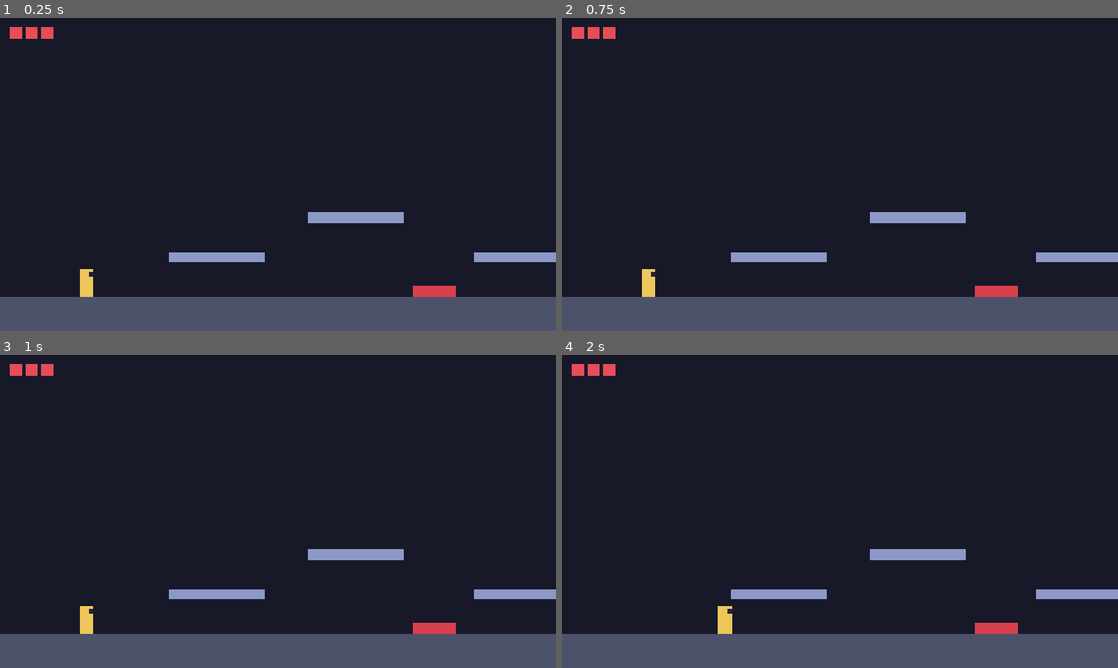
Above: before the commit, frames 1-4 (two rows, left to right).
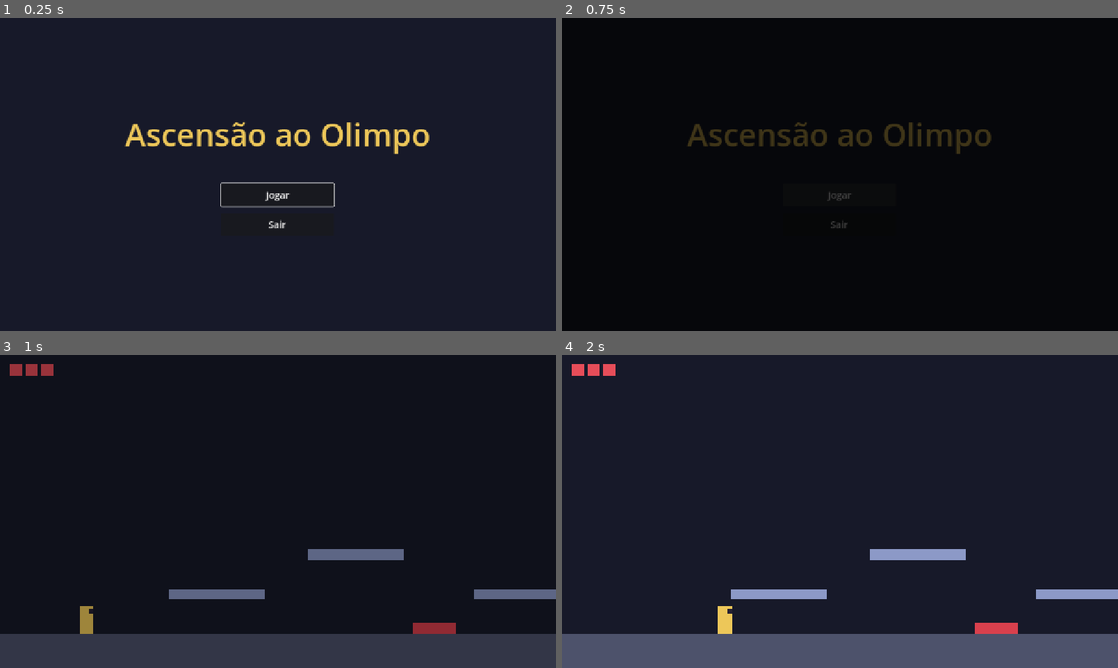
Above: after the commit, the same moments.

Repository: PedroBrassi/ascensao-ao-olimpo
Game: Godot game, scene res://cenas/ui/menu_principal.tscn
Two runs of this game, one before a commit and one after it. Both use one fixed random seed, a clock stepped at 60 frames per second and the inputs below. Before the commit the project starts from res://cenas/fases/teste/area_teste.tscn.
Inputs (mouse positions are in pixels of both pictures, inside the frame that each line leads up to):
- Up to frame 1 (0.25 s): no input
- Up to frame 2 (0.75 s): click (840, 196) at 0.5 s, where only the run after the commit has a clickable "Jogar"
- Up to frame 3 (1 s): no input
- Up to frame 4 (2 s): hold D (mover_direita) from 1.28 s (still down); tap Space (pular) at 1.52 s

The runs differ from the first frame. In frame 1, 15% of the frame differs, in the area x 0-100%, y 2-100%; in frame 2, 100%, in the area x 0-100%, y 0-100%; in frame 3, 13%; in frame 4, nothing differs.

Commit message:
Adiciona menu principal e transição entre telas

Diff:
--- /dev/null
+++ b/cenas/ui/menu_principal.tscn
@@ -0,0 +1,51 @@
+[gd_scene format=3 uid="uid://b75pu0pd1fsk1"]
+
+[ext_resource type="Script" uid="uid://cj73iglg37vxt" path="res://scripts/ui/menu_principal.gd" id="1_4oe3b"]
+
+[node name="MenuPrincipal" type="Control" unique_id=1342041924]
+layout_mode = 3
+anchors_preset = 0
+anchor_right = 1.0
+anchor_bottom = 1.0
+script = ExtResource("1_4oe3b")
+
+[node name="Fundo" type="ColorRect" parent="." unique_id=2005902678]
+layout_mode = 0
+anchor_right = 1.0
+anchor_bottom = 1.0
+color = Color(0.09, 0.1, 0.16, 1)
+
+[node name="Centro" type="CenterContainer" parent="." unique_id=1700147445]
+layout_mode = 0
+anchor_right = 1.0
+anchor_bottom = 1.0
+
+[node name="Caixa" type="VBoxContainer" parent="Centro" unique_id=883688617]
+layout_mode = 2
+theme_override_constants/separation = 16
+alignment = 1
+
+[node name="Titulo" type="Label" parent="Centro/Caixa" unique_id=1245056590]
+layout_mode = 2
+theme_override_colors/font_color = Color(0.93, 0.78, 0.35, 1)
+theme_override_font_sizes/font_size = 72
+text = "Ascensão ao Olimpo"
+horizontal_alignment = 1
+
+[node name="Espaco" type="Control" parent="Centro/Caixa" unique_id=376563414]
+custom_minimum_size = Vector2(0, 32)
+layout_mode = 2
+
+[node name="Jogar" type="Button" parent="Centro/Caixa" unique_id=744873234]
+custom_minimum_size = Vector2(260, 52)
+layout_mode = 2
+size_flags_horizontal = 4
+theme_override_font_sizes/font_size = 22
+text = "Jogar"
+
+[node name="Sair" type="Button" parent="Centro/Caixa" unique_id=1449911976]
+custom_minimum_size = Vector2(260, 52)
+layout_mode = 2
+size_flags_horizontal = 4
+theme_override_font_sizes/font_size = 22
+text = "Sair"
--- a/project.godot
+++ b/project.godot
@@ -12,9 +12,13 @@
 
 config/name="Ascensão ao Olimpo"
 config/description="Jogo 2D de plataforma e combate: supere os desafios dos deuses e alcance o topo do Olimpo."
-run/main_scene="res://cenas/fases/teste/area_teste.tscn"
+run/main_scene="res://cenas/ui/menu_principal.tscn"
 config/features=PackedStringArray("4.7", "GL Compatibility")
 config/icon="res://icon.svg"
+
+[autoload]
+
+Transicao="*uid://bb1bgxisaj5ox"
 
 [display]
 
--- a/scripts/objetos/portal.gd
+++ b/scripts/objetos/portal.gd
@@ -24,6 +24,4 @@
 	if proxima_cena.is_empty():
 		push_warning("Portal sem próxima cena definida.")
 		return
-	# A troca é adiada para o fim do quadro: a cena atual não pode ser
-	# removida no meio do processamento da física.
-	get_tree().change_scene_to_file.call_deferred(proxima_cena)
+		Transicao.trocar_cena(proxima_cena)
--- /dev/null
+++ b/scripts/sistemas/transicao.gd
@@ -0,0 +1,57 @@
+extends CanvasLayer
+## Escurece a tela, troca de cena e clareia de novo.
+##
+## Este script é um autoload: fica carregado o jogo inteiro, fora das cenas,
+## e pode ser chamado de qualquer lugar como Transicao.trocar_cena(...).
+
+## Duração de cada metade da transição (escurecer e clarear), em segundos.
+const DURACAO := 0.25
+
+var _fundo: ColorRect
+var _ocupada := false
+
+
+func _ready() -> void:
+	layer = 100  # por cima de tudo, inclusive do HUD
+	process_mode = Node.PROCESS_MODE_ALWAYS  # continua rodando com o jogo pausado
+	_fundo = ColorRect.new()
+	_fundo.color = Color.BLACK
+	_fundo.modulate.a = 0.0
+	_fundo.set_anchors_and_offsets_preset(Control.PRESET_FULL_RECT)
+	_fundo.mouse_filter = Control.MOUSE_FILTER_IGNORE
+	add_child(_fundo)
+
+
+## Troca para a cena do caminho dado, com escurecimento.
+func trocar_cena(caminho: String) -> void:
+	await _transicionar(func() -> Error: return get_tree().change_scene_to_file(caminho))
+
+
+## Recarrega a cena atual, com escurecimento.
+func recarregar_cena() -> void:
+	await _transicionar(func() -> Error: return get_tree().reload_current_scene())
+
+
+func _transicionar(troca: Callable) -> void:
+	if _ocupada:
+		return
+	_ocupada = true
+	get_tree().paused = true  # nada se move enquanto a tela escurece
+	_fundo.mouse_filter = Control.MOUSE_FILTER_STOP  # bloqueia cliques durante a troca
+
+	await _levar_opacidade_a(1.0)
+	var erro: Error = troca.call()
+	if erro != OK:
+		push_error("Transição: não foi possível trocar de cena (erro %d)." % erro)
+	await get_tree().process_frame  # a cena nova entra no fim do quadro
+	get_tree().paused = false
+	await _levar_opacidade_a(0.0)
+
+	_fundo.mouse_filter = Control.MOUSE_FILTER_IGNORE
+	_ocupada = false
+
+
+func _levar_opacidade_a(valor: float) -> void:
+	var tween := create_tween()
+	tween.tween_property(_fundo, "modulate:a", valor, DURACAO)
+	await tween.finished
--- /dev/null
+++ b/scripts/ui/menu_principal.gd
@@ -0,0 +1,23 @@
+class_name MenuPrincipal
+extends Control
+## Tela inicial do jogo, com os botões Jogar e Sair.
+
+## Cena carregada ao apertar Jogar.
+@export_file("*.tscn") var primeira_cena := "res://cenas/fases/teste/area_teste.tscn"
+
+@onready var _jogar: Button = $Centro/Caixa/Jogar
+@onready var _sair: Button = $Centro/Caixa/Sair
+
+
+func _ready() -> void:
+	_jogar.pressed.connect(_ao_jogar)
+	_sair.pressed.connect(_ao_sair)
+	_jogar.grab_focus()  # deixa navegar com as setas e confirmar com Enter
+
+
+func _ao_jogar() -> void:
+	Transicao.trocar_cena(primeira_cena)
+
+
+func _ao_sair() -> void:
+	get_tree().quit()
Not shown, added: scripts/sistemas/transicao.gd.uid
Not shown, added: scripts/ui/menu_principal.gd.uid
